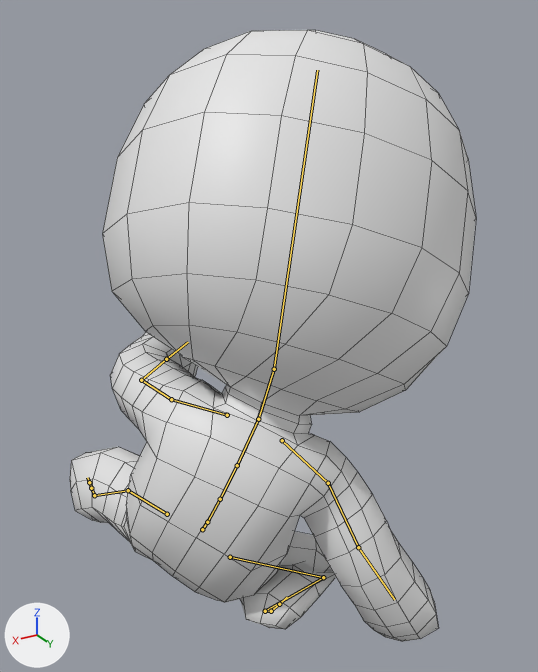
A saved change to the FBX model Editor/IKRig/Slide.fbx.
Before and after are seen from a 50 mm camera at (1.3, 2.69, 2.66) aimed at (-0.52, -0.34, 1.15). The lights are fixed; the arrows at lower left show +X, +Y and +Z. The first picture is the older version. Both versions are drawn at frame 1 of the action 'mixamo.com'; the numbers are the values there. The bones that change, and the others that lie on the model, are drawn over the model as lines. Mesh edges are drawn as thin lines.

Names of what the first picture shows: 'StickMan'.
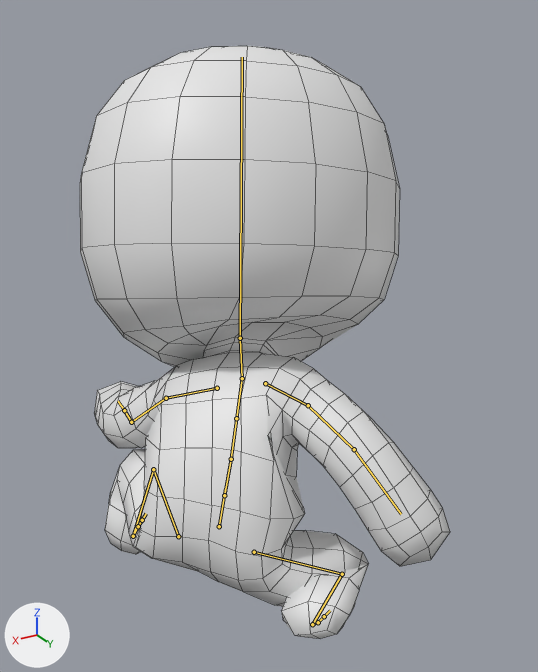
Commit message: IK legs, Slide re-anim

Boxes (x1, y1, x2, y2) around the edits, measured in the pictures (538 x 672 px):
'StickMan', posed (9% narrower)
    before: (70, 30, 476, 642)
    after: (80, 46, 450, 639)
bone 'mixamorig:Hips', root to tip
    before: (202, 529) to (209, 519)
    after: (219, 526) to (225, 488)
bone 'mixamorig:Spine', root to tip
    before: (207, 522) to (220, 499)
    after: (224, 495) to (231, 459)
bone 'mixamorig:Spine1', root to tip
    before: (220, 499) to (237, 465)
    after: (231, 459) to (236, 418)
bone 'mixamorig:Spine2', root to tip
    before: (237, 465) to (258, 419)
    after: (236, 418) to (242, 378)
bone 'mixamorig:Neck', root to tip
    before: (258, 419) to (274, 369)
    after: (242, 378) to (240, 338)
bone 'mixamorig:Head', root to tip
    before: (274, 369) to (317, 70)
    after: (240, 338) to (242, 57)
bone 'mixamorig:LeftShoulder', root to tip
    before: (227, 415) to (171, 399)
    after: (217, 388) to (166, 398)
bone 'mixamorig:LeftArm', root to tip
    before: (171, 399) to (141, 380)
    after: (166, 398) to (131, 422)
bone 'mixamorig:LeftForeArm', root to tip
    before: (141, 380) to (166, 359)
    after: (131, 422) to (124, 410)
bone 'mixamorig:RightShoulder', root to tip
    before: (282, 440) to (328, 483)
    after: (265, 383) to (308, 405)
bone 'mixamorig:RightArm', root to tip
    before: (328, 483) to (358, 547)
    after: (308, 405) to (354, 449)
bone 'mixamorig:RightForeArm', root to tip
    before: (358, 547) to (394, 599)
    after: (354, 449) to (401, 514)
bone 'mixamorig:LeftUpLeg', root to tip
    before: (167, 514) to (128, 490)
    after: (178, 536) to (153, 469)
bone 'mixamorig:LeftLeg', root to tip
    before: (128, 490) to (94, 495)
    after: (153, 469) to (133, 536)
bone 'mixamorig:LeftFoot', root to tip
    before: (94, 495) to (91, 488)
    after: (133, 536) to (138, 526)
bone 'mixamorig:RightUpLeg', root to tip
    before: (230, 557) to (323, 577)
    after: (254, 552) to (342, 574)
bone 'mixamorig:RightLeg', root to tip
    before: (323, 577) to (265, 611)
    after: (342, 574) to (312, 624)
bone 'mixamorig:RightFoot', root to tip
    before: (265, 611) to (271, 611)
    after: (312, 624) to (318, 622)
bone 'mixamorig:RightToeBase', root to tip
    before: (271, 611) to (279, 604)
    after: (318, 622) to (324, 616)

What the commit changed:
Bone 'mixamorig:Hips' (bone_mixamorig_hips) moves from (1.7, -67.0, 9.5) to (-4.8, -63.6, 3.5).
Bone 'mixamorig:Hips' (bone_mixamorig_hips) turns from (-59, -42, 41) to (20, -42, 7) degrees about its own x, y and z.
Bone 'mixamorig:Spine' (bone_mixamorig_spine) turns from (23, 1, -4) to (10, -3, -2) degrees about its own x, y and z.
Bone 'mixamorig:Spine1' (bone_mixamorig_spine1) turns from (11, 1, -1) to (11, -6, -5) degrees about its own x, y and z.
Bone 'mixamorig:Spine2' (bone_mixamorig_spine2) turns from (22, 7, -3) to (10, -6, -5) degrees about its own x, y and z.
Bone 'mixamorig:Neck' (bone_mixamorig_neck) turns from (-3, -7, -7) to (-9, 24, -11) degrees about its own x, y and z.
Bone 'mixamorig:Head' (bone_mixamorig_head) turns from (18, 46, 2) to (-33, 19, -10) degrees about its own x, y and z.
Bone 'mixamorig:LeftShoulder' (bone_mixamorig_leftshoulder) turns from (-5, -2, 18) to (-8, 14, -5) degrees about its own x, y and z.
Bone 'mixamorig:LeftArm' (bone_mixamorig_leftarm) turns from (10, -22, 28) to (37, -82, -9) degrees about its own x, y and z.
Bone 'mixamorig:LeftForeArm' (bone_mixamorig_leftforearm) turns from (4, -3, 47) to (5, 37, 48) degrees about its own x, y and z.
Bone 'mixamorig:RightShoulder' (bone_mixamorig_rightshoulder) turns from (2, -4, -7) to (15, -17, -1) degrees about its own x, y and z.
Bone 'mixamorig:RightArm' (bone_mixamorig_rightarm) turns from (37, 16, 17) to (23, 8, -11) degrees about its own x, y and z.
Bone 'mixamorig:RightForeArm' (bone_mixamorig_rightforearm) turns from (4, 23, -22) to (4, 13, -28) degrees about its own x, y and z.
Bone 'mixamorig:LeftUpLeg' (bone_mixamorig_leftupleg) turns from (12, -24, 28) to (114, -42, 3) degrees about its own x, y and z.
Bone 'mixamorig:LeftLeg' (bone_mixamorig_leftleg) turns from (-20, -7, 4) to (-101, -11, -31) degrees about its own x, y and z.
Bone 'mixamorig:LeftFoot' (bone_mixamorig_leftfoot) turns from (-57, -19, 16) to (16, -16, -13) degrees about its own x, y and z.
Bone 'mixamorig:RightUpLeg' (bone_mixamorig_rightupleg) turns from (26, -32, -107) to (27, 23, -66) degrees about its own x, y and z.
Bone 'mixamorig:RightLeg' (bone_mixamorig_rightleg) turns from (-109, 41, 56) to (-115, 22, 32) degrees about its own x, y and z.
Bone 'mixamorig:RightFoot' (bone_mixamorig_rightfoot) turns from (60, -6, 11) to (60, 0, 2) degrees about its own x, y and z.
Bone 'mixamorig:RightToeBase' (bone_mixamorig_righttoebase) turns from (35, 6, 6) to (22, 18, 4) degrees about its own x, y and z.
